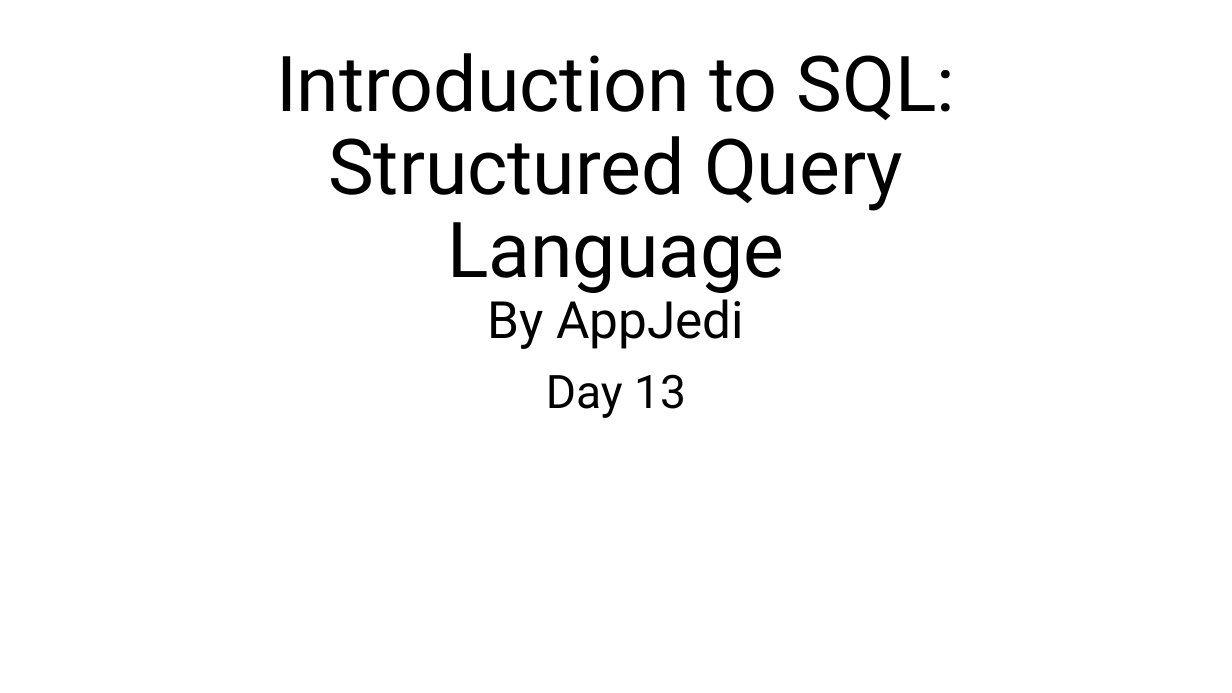
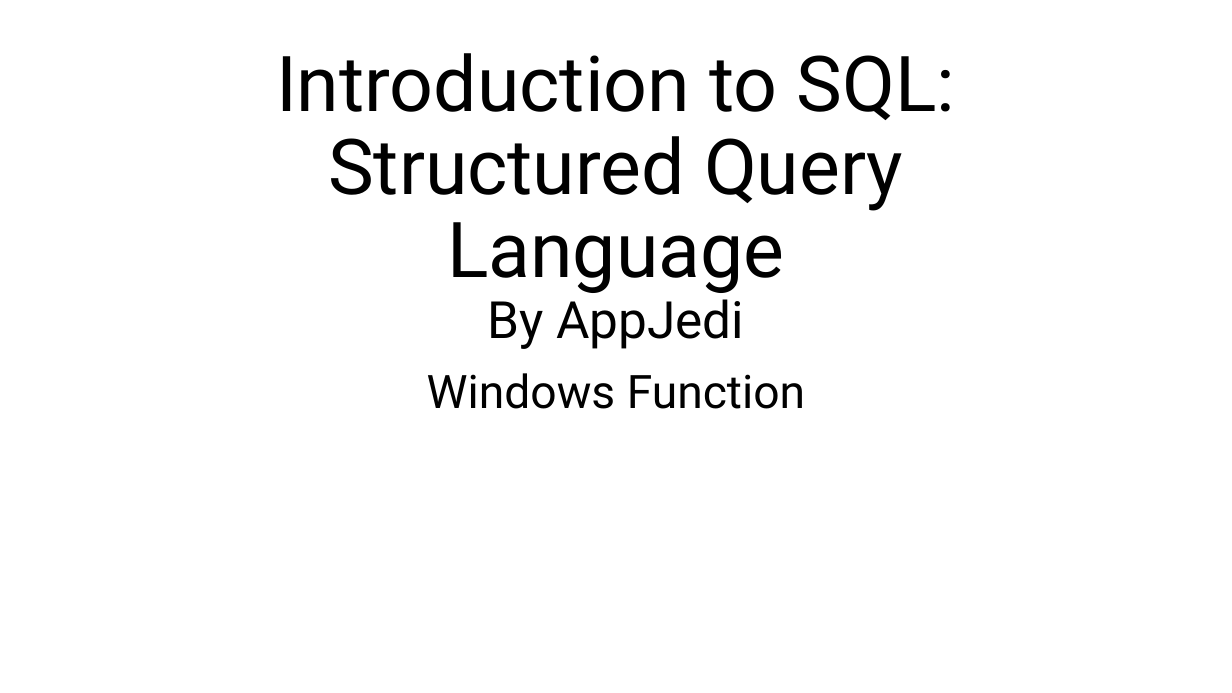
Before and after one commit to appjedi/youtube, a slide deck: slide 1 of SQL/Intro To SQL Day 10 Windows Functions.pptx. Drawn at 1232x693 pixels with LibreOffice and Linux fonts; fonts in the diff are those of the drawing. Boxes give left, top, right and bottom in pixels: in the first picture for what was removed or moved away, otherwise in the second. Text is boxed around its words. In the diff, an @@ line names an element or a change of style, - is before the commit and + after.

```diff
--- a/SQL/Intro To SQL Day 10 Windows Functions.pptx
+++ b/SQL/Intro To SQL Day 10 Windows Functions.pptx
@@ subtitle at box(427, 373, 805, 409): text changed @@
-Day 13
+Windows Function
```
Also in this commit, not shown: 1 other slide changed, 3 other files.
